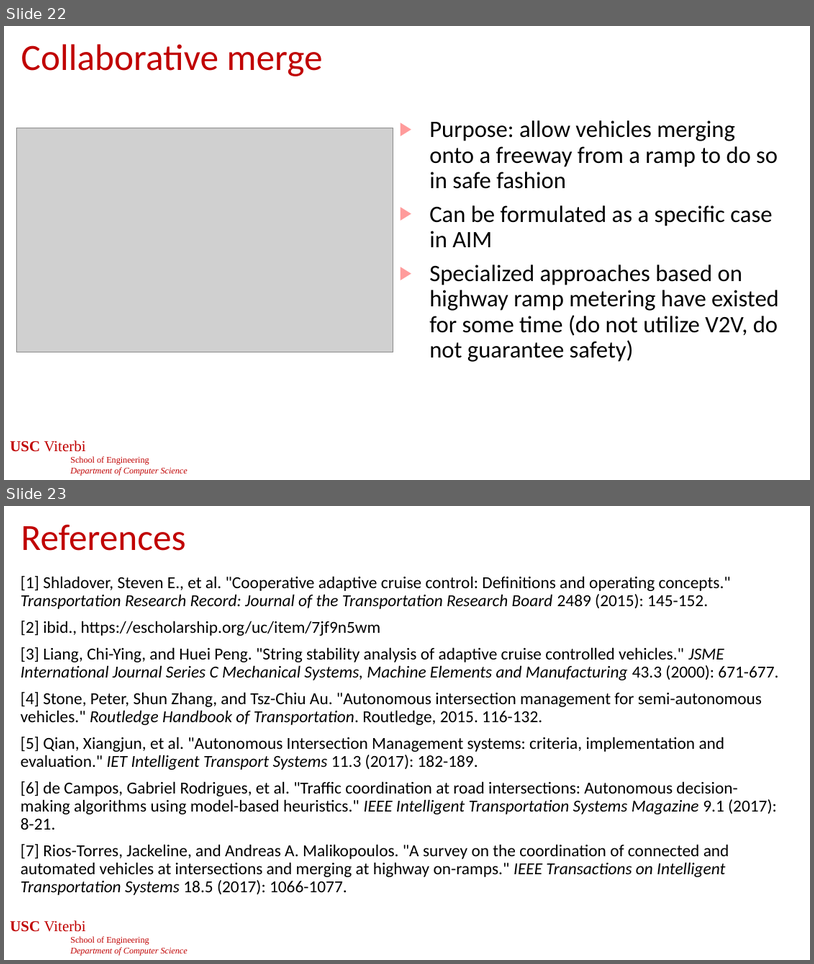
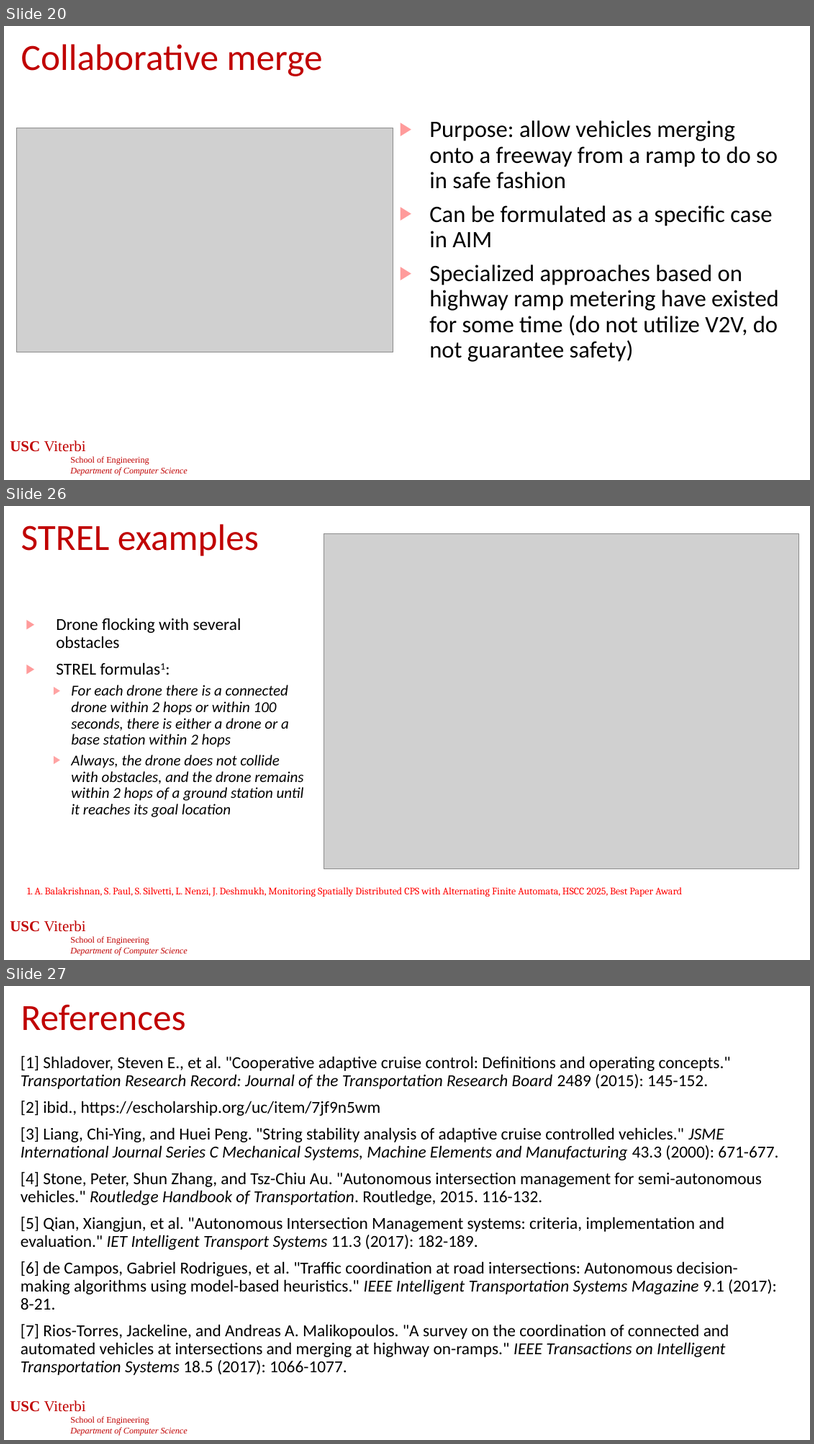
Before and after one commit to jdeshmukh/jdeshmukh.github.io, a slide deck: teaching/cs513-autocps-fall-2025/slides/MultiAgent.pptx. Shown one above the other, each under a label of ours: slides 22 and 23 before the commit, slides 20, 26 and 27 after it; the slides between them are not shown. The pictures are 814x964 and 814x1444 pixels, drawn with LibreOffice and Linux fonts; fonts in the diff are those of the drawing; grey boxes stand for pictures; background and template pictures are left out. Boxes give left, top, right and bottom in pixels: in the first picture for what was removed or moved away, otherwise in the second. Text is boxed around its words. In the diff, an @@ line names an element or a change of style, - is before the commit and + after.

```diff
--- a/teaching/cs513-autocps-fall-2025/slides/MultiAgent.pptx
+++ b/teaching/cs513-autocps-fall-2025/slides/MultiAgent.pptx
@@ slide 26 added at (4,506,810,960), background #FFFFFF; not listed: 1 template element that a slide beside it also shows @@
@@ title added at (21,524,259,556), 44 pt, text #C00000 @@
+STREL examples
@@ picture added at (324,534,800,868) @@
@@ text added at (56,618,304,817), 18 pt, text #000000, italic @@
+▶ Drone flocking with several obstacles
+▶ STREL formulas1:
+  ▶ For each drone there is a connected drone within 2 hops or within 100 seconds, there is either a drone or a base station within 2 hops
+  ▶ Always, the drone does not collide with obstacles, and the drone remains within 2 hops of a ground station until it reaches its goal location
@@ text added at (27,887,682,896), 12 pt, text #FF0000 @@
+1. A. Balakrishnan, S. Paul, S. Silvetti, L. Nenzi, J. Deshmukh, Monitoring Spatially Distributed CPS with Alternating Finite Automata, HSCC 2025, Best Paper Award
@@ what was slide 22 is now slide 20 @@
@@ what was slide 23 is now slide 27 @@
```
Also in this commit, not shown: 3 slides changed, 5 other slides added, 2 slides removed, 1 other file.
